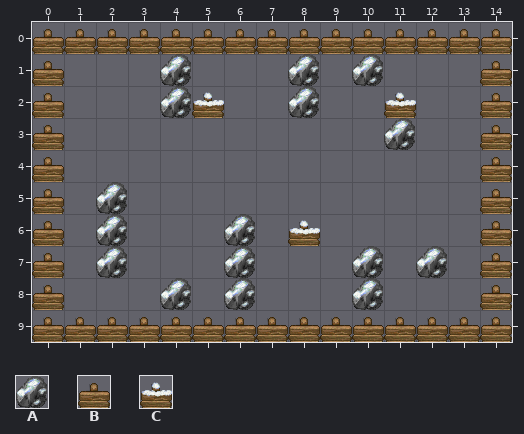
A Tiled map (JSON) gets an edit: assets/tilemap/test3.json. That is the earlier state.
Cells are 32x32 px. Shown: x 0..14, y 0..9.
Key: from "snowWIP": A 116, B 118, C 119.
_ is an empty cell.
Layer "background" before, first column x 0:
 0 BBBBBBBBBBBBBBB
 1 B___A___A_A___B
 2 B___AC__A__C__B
 3 B__________A__B
 4 B_____________B
 5 B_A___________B
 6 B_A___A_C_____B
 7 B_A___A___A_A_B
 8 B___A_A___A___B
 9 BBBBBBBBBBBBBBB
Once edited:
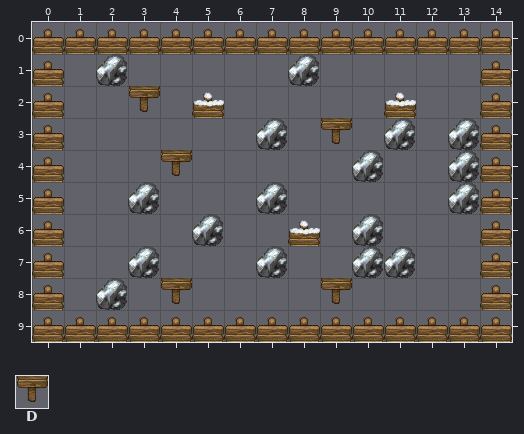
Further tiles: from "snowWIP": D 134.
Changes in this commit:
Layer "background":
The edit adds tile A in row 1 at x 2; in row 3 at x 7 and 13; in row 4 at x 10 and 13; in row 5 at x 3, 7 and 13; in row 6 at x 5 and 10; in row 7 at x 3, 7 and 11.
The edit adds tile A in row 8 at x 2.
Tile A gives way to tile D in row 8 at x 4.
The edit adds tile D in row 2 at x 3; in row 3 at x 9; in row 4 at x 4; in row 8 at x 9.
Tile A is removed in row 1 at x 4 and 10; in row 2 at x 4 and 8; in row 5 at x 2; in row 6 at x 2 and 6; in row 7 at x 2, 6 and 12; in row 8 at x 6 and 10.
